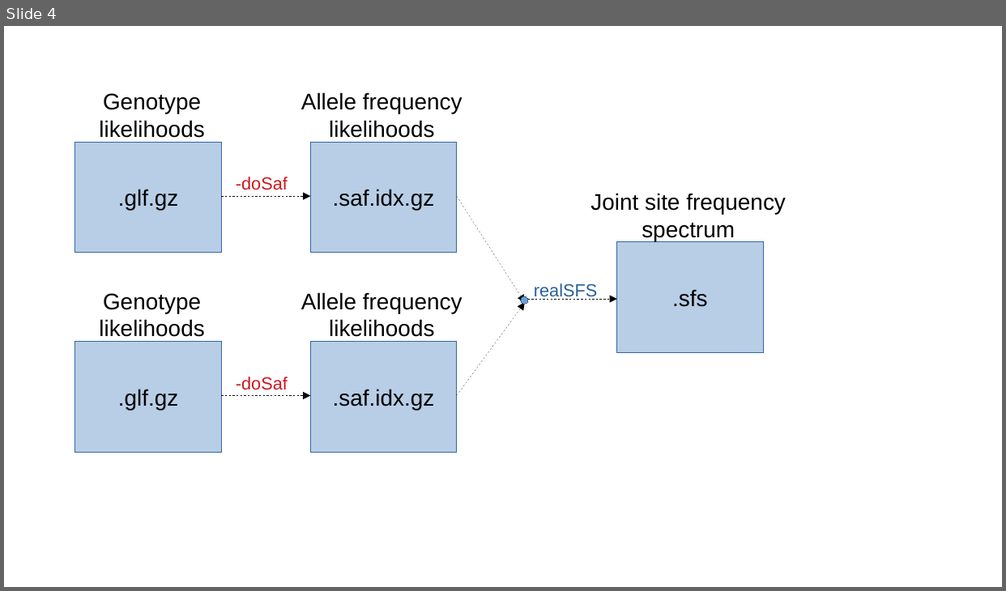
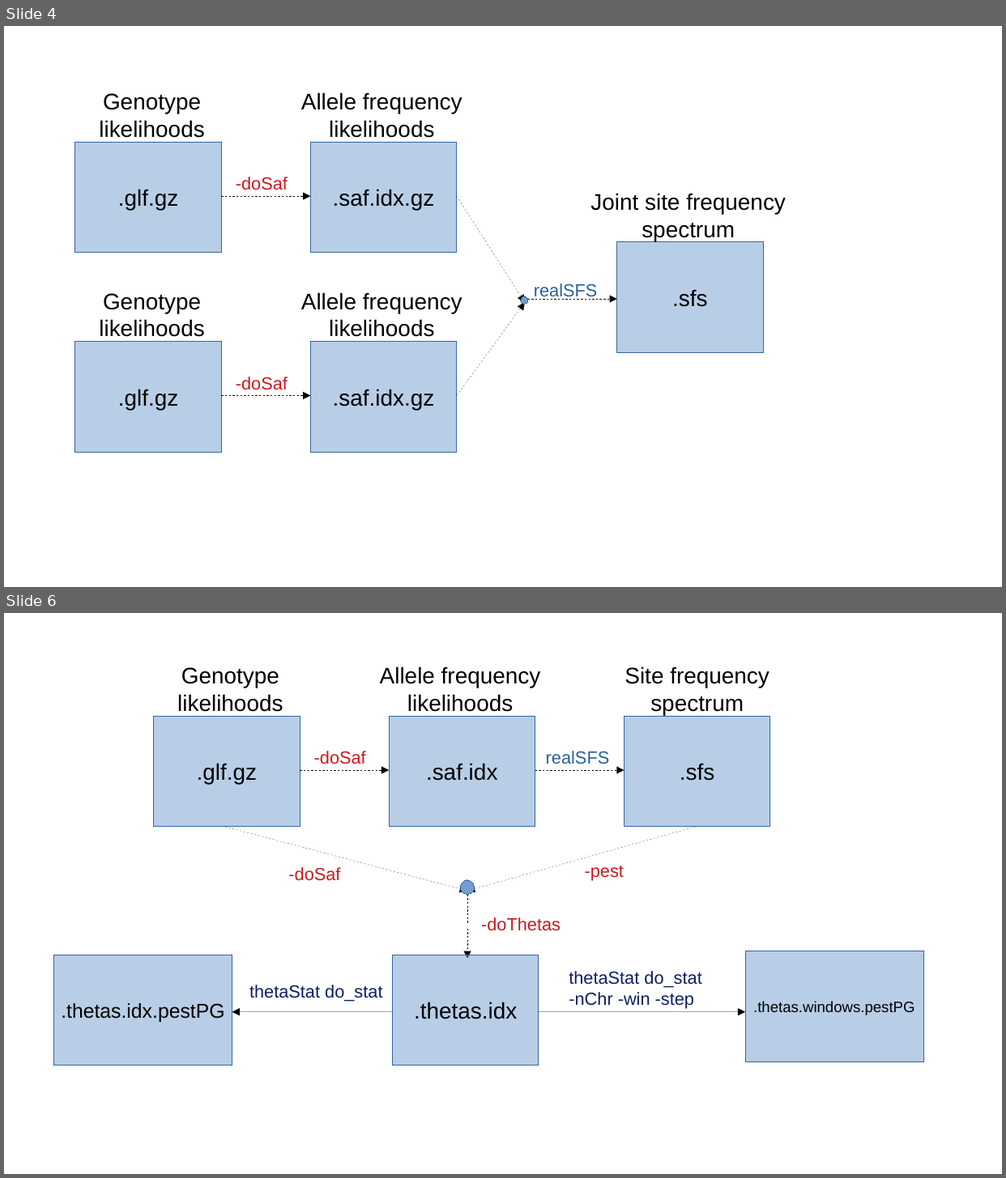
Before and after one commit to mfumagalli/Copenhagen, a slide deck: Files/angsd_wflow.odp. Shown one above the other, each under a label of ours: slide 4 before the commit, slides 4 and 6 after it; the slides between them are not shown. The pictures are 1006x591 and 1006x1178 pixels, drawn with LibreOffice and Linux fonts; fonts in the diff are those of the drawing. Boxes give left, top, right and bottom in pixels: in the first picture for what was removed or moved away, otherwise in the second. Text is boxed around its words. In the diff, an @@ line names an element or a change of style, - is before the commit and + after.

```diff
--- a/Files/angsd_wflow.odp
+++ b/Files/angsd_wflow.odp
@@ slide 6 added at (4, 613, 1002, 1174), background #FFFFFF @@
@@ text added at (177, 667, 283, 712), 18 pt, text #000000 @@
+Genotype likelihoods
@@ text added at (380, 666, 541, 712), 18 pt, text #000000 @@
+Allele frequency likelihoods
@@ text added at (624, 666, 769, 715), 18 pt, text #000000 @@
+Site frequency spectrum
@@ rectangle added at (153, 716, 299, 827), fill #729FCF at 50% opacity, outline #3465A4 0 pt, 18 pt, text #000000 @@
+.glf.gz
@@ rectangle added at (389, 716, 535, 827), fill #729FCF at 50% opacity, outline #3465A4 0 pt, 18 pt, text #000000 @@
+.saf.idx
@@ rectangle added at (624, 716, 770, 827), fill #729FCF at 50% opacity, outline #3465A4 0 pt, 18 pt, text #000000 @@
+.sfs
@@ text added at (314, 751, 366, 764), 14 pt, text #CE181E @@
+-doSaf
@@ text added at (546, 751, 610, 764), 14 pt, text #2A6099 @@
+realSFS
@@ arrow added from (300, 771) to (389, 771), #000000 0 pt @@
@@ arrow added from (535, 771) to (624, 771), #000000 0 pt @@
@@ arrow added from (225, 827) to (467, 891), #000000 0 pt @@
@@ arrow added from (696, 827) to (467, 891), #000000 0 pt @@
@@ text added at (288, 867, 340, 881), 14 pt, text #CE181E @@
+-doSaf
@@ text added at (585, 866, 624, 880), 14 pt, text #CE181E @@
+-pest
@@ ellipse added at (460, 880, 475, 895), fill #729FCF, outline #3465A4 0 pt @@
@@ arrow added from (467, 895) to (467, 959), #000000 0 pt @@
@@ text added at (481, 918, 560, 931), 14 pt, text #CE181E @@
+-doThetas
@@ rectangle added at (746, 952, 924, 1063), fill #729FCF at 50% opacity, outline #3465A4 0 pt, 12 pt, text #000000 @@
+.thetas.windows.pestPG
@@ rectangle added at (53, 956, 232, 1066), fill #729FCF at 50% opacity, outline #3465A4 0 pt, 16 pt, text #000000 @@
+.thetas.idx.pestPG
@@ rectangle added at (393, 956, 539, 1066), fill #729FCF at 50% opacity, outline #3465A4 0 pt, 18 pt, text #000000 @@
+.thetas.idx
@@ text added at (569, 971, 701, 1008), 14 pt, text #0D1F63 @@
+thetaStat do_stat
+-nChr -win -step
@@ text added at (249, 985, 382, 1002), 14 pt, text #0D1F63 @@
+thetaStat do_stat
@@ arrow added from (393, 1012) to (232, 1012), #000000 0 pt @@
@@ arrow added from (539, 1012) to (746, 1012), #000000 0 pt @@
```
Also in this commit, not shown: 1 slide changed, 5 other files.
